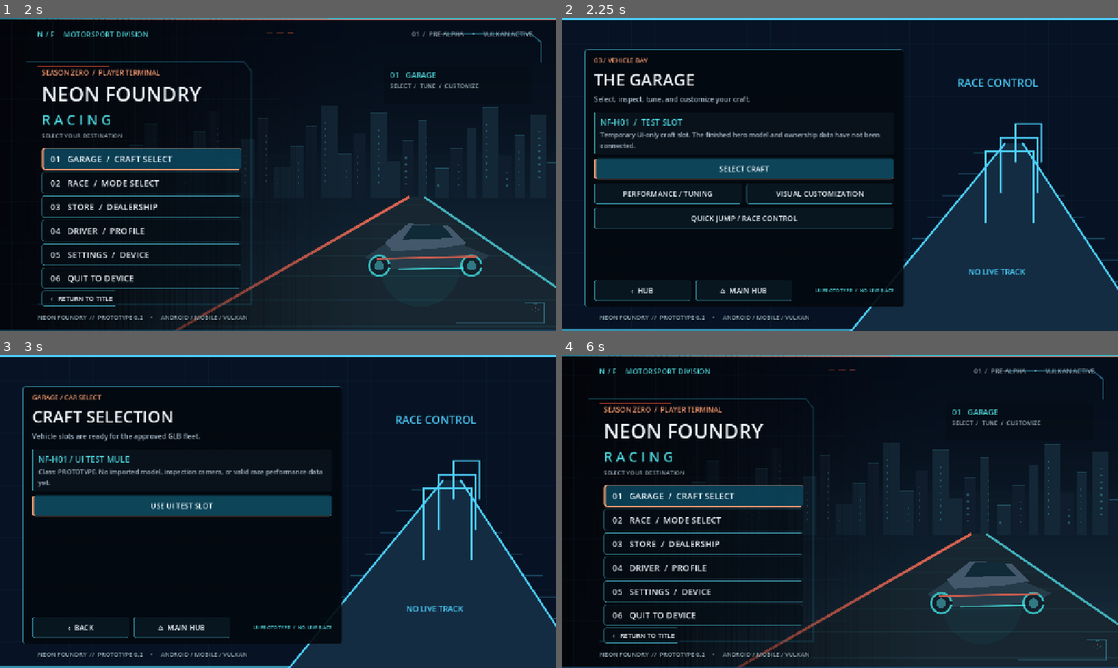
Above: before the commit, frames 1-4 (two rows, left to right).
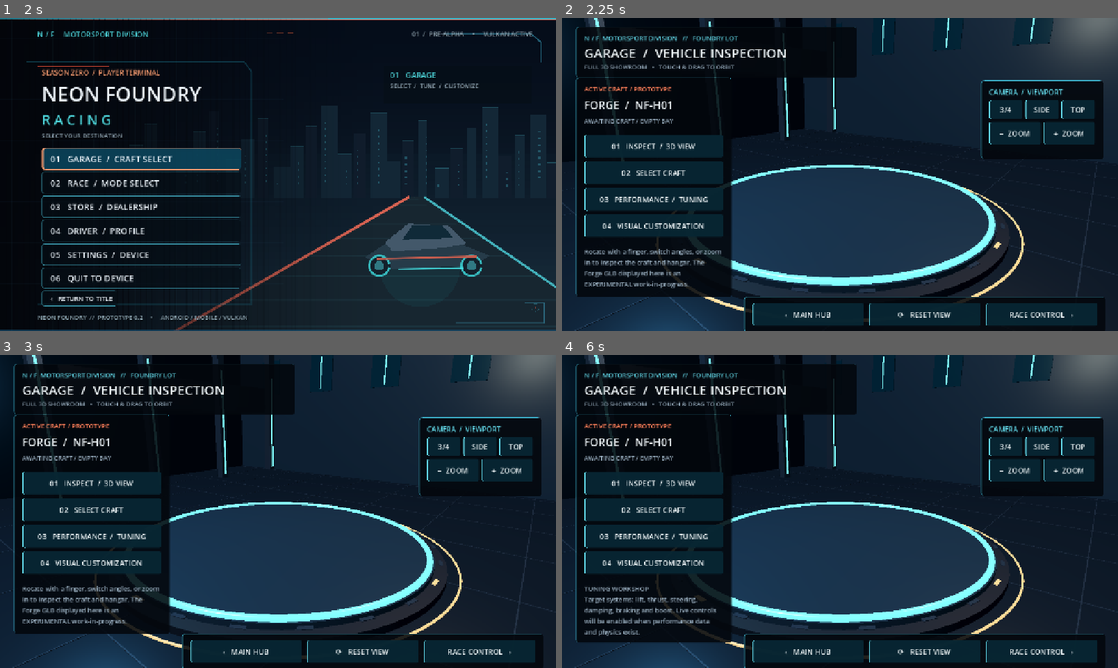
Above: after the commit, the same moments.

Repository: tpylman90-ctrl/NeonFoundry-Racing
Game: Godot game, scene res://scenes/title_menu.tscn
The game is run twice, just before and just after one commit, with the same random seed, the same clock (stepped at 60 frames per second) and the same inputs.
Inputs (mouse positions are in pixels of both pictures, inside the frame that each line leads up to):
- Up to frame 1 (2 s): click (278, 174) at 0.5 s; click "›› ENTER THE FOUNDRY" at 1.25 s
- Up to frame 2 (2.25 s): click "01 GARAGE / CRAFT SELECT" at 2 s
- Up to frame 3 (3 s): click (183, 505) at 2.75 s, where only the run before the commit has a clickable "SELECT CRAFT"
- Up to frame 4 (6 s): click (745, 505) at 3.5 s, where only the run before the commit has a clickable "USE UI TEST SLOT"; click (650, 483) at 4.25 s, where only the run after the commit has a clickable "01 INSPECT / 3D VIEW"; click (667, 530) at 5 s, where only the run before the commit has a clickable "PERFORMANCE / TUNING"; click (745, 627) at 5.75 s, where only the run before the commit has a clickable "⌂ MAIN HUB"

Frame 1 is identical in both runs. In frame 2, 45% of the frame differs, in the area x 0-100%, y 0-100%; in frame 3, 47%; in frame 4, 49%.

Commit message:
Route hub to distinct Godot destination scenes, stage Forge preview and verify full garage flow

Diff:
--- a/game/scripts/title_menu.gd
+++ b/game/scripts/title_menu.gd
@@ -6,7 +6,10 @@
 
 const BackdropScript = preload("res://scripts/menu_backdrop.gd")
 const ChromeScript = preload("res://scripts/menu_chrome.gd")
-const FlowScript = preload("res://scripts/flow_screen.gd")
+const GarageScene = preload("res://scenes/garage.tscn")
+const DealershipScene = preload("res://scenes/dealership.tscn")
+const DriverProfileScene = preload("res://scenes/driver_profile.tscn")
+const RaceControlScene = preload("res://scenes/race_control.tscn")
 const MENU_ART: String = "res://assets/menu/launch_scene.png"
 const SETTINGS_FILE: String = "user://neon_foundry_settings.cfg"
 const CYAN: Color = Color("4dd5db")
@@ -27,6 +30,8 @@
 var _detail_page: Control
 var _settings_page: Control
 var _flow_page: Control
+var _garage_page: Control
+var _hero_backdrop: TextureRect
 var _detail_title: Label
 var _detail_subtitle: Label
 var _fps_label: Label
@@ -47,24 +52,24 @@
 		_capture_screen("NeonFoundry-Settings.png", "settings")
 	elif "--capture-garage" in OS.get_cmdline_user_args():
 		_open_section("garage")
-		_capture_screen("NeonFoundry-Garage.png", "flow")
+		_capture_screen("NeonFoundry-Garage.png", "garage")
 	elif "--capture-store" in OS.get_cmdline_user_args():
 		_open_section("store")
-		_capture_screen("NeonFoundry-Store.png", "flow")
+		_capture_screen("NeonFoundry-Store.png", "module")
 	elif "--capture-mode" in OS.get_cmdline_user_args():
 		_open_section("races")
-		_capture_screen("NeonFoundry-RaceMode.png", "flow")
+		_capture_screen("NeonFoundry-RaceMode.png", "module")
 	elif "--capture-lobby" in OS.get_cmdline_user_args():
 		_open_section("races")
 		_flow_page.call("_choose_mode", "hybrid")
 		_flow_page.call("_choose_track", "neon_cross")
-		_capture_screen("NeonFoundry-RaceLobby.png", "flow")
+		_capture_screen("NeonFoundry-RaceLobby.png", "module")
 	elif "--capture-results" in OS.get_cmdline_user_args():
 		_open_section("races")
 		_flow_page.call("_choose_mode", "hybrid")
 		_flow_page.call("_choose_track", "neon_cross")
 		_flow_page.call("_goto", "results")
-		_capture_screen("NeonFoundry-RaceResults.png", "flow")
+		_capture_screen("NeonFoundry-RaceResults.png", "module")
 
 func _process(_delta: float) -> void:
 	if _fps_label != null and _fps_label.visible:
@@ -81,6 +86,7 @@
 
 	if ResourceLoader.exists(MENU_ART):
 		var hero_image := TextureRect.new()
+		_hero_backdrop = hero_image
 		hero_image.name = "BlenderCinematicBackdrop"
 		hero_image.texture = load(MENU_ART)
 		hero_image.expand_mode = TextureRect.EXPAND_IGNORE_SIZE
@@ -145,13 +151,6 @@
 	add_child(_settings_page)
 	_build_settings()
 
-	_flow_page = Control.new()
-	_flow_page.name = "FlowScreen"
-	_flow_page.set_script(FlowScript)
-	_flow_page.set_anchors_and_offsets_preset(Control.PRESET_FULL_RECT)
-	_flow_page.connect("request_main_menu", Callable(self, "show_main_menu"))
-	_flow_page.connect("request_device_settings", Callable(self, "open_settings"))
-	add_child(_flow_page)
 
 	var footer: Label = _label("NEON FOUNDRY  //  PROTOTYPE 0.2     •     ANDROID / MOBILE / VULKAN", 14, Color("98b1bd"), true)
 	footer.anchor_left = 0.068
@@ -410,38 +409,77 @@
 
 func _show_page(next_page: String) -> void:
 	current_page = next_page
+	var is_cinematic: bool = next_page in ["title", "menu", "settings", "detail"]
+	_backdrop.visible = is_cinematic
+	_chrome.visible = is_cinematic
+	if _hero_backdrop != null:
+		_hero_backdrop.visible = is_cinematic
 	_title_page.visible = next_page == "title"
 	_menu_page.visible = next_page == "menu"
 	_detail_page.visible = next_page == "detail"
 	_settings_page.visible = next_page == "settings"
-	_flow_page.visible = next_page == "flow"
+	if _flow_page != null:
+		_flow_page.visible = next_page == "module"
+	if _garage_page != null:
+		_garage_page.visible = next_page == "garage"
+	if _fps_label != null:
+		_fps_label.visible = _show_fps and is_cinematic
 	page_changed.emit(current_page)
 
+func _clear_destination() -> void:
+	if _flow_page != null:
+		remove_child(_flow_page)
+		_flow_page.queue_free()
+		_flow_page = null
+	if _garage_page != null:
+		remove_child(_garage_page)
+		_garage_page.queue_free()
+		_garage_page = null
+
 func show_title() -> void:
+	_clear_destination()
 	_show_page("title")
 
 func show_main_menu() -> void:
+	_clear_destination()
 	_show_page("menu")
 
 func open_settings() -> void:
+	_clear_destination()
 	_show_page("settings")
 
 func _open_section(section: String) -> void:
-	var routes: Dictionary = {
-		"garage": "garage",
-		"fleet": "garage",
-		"races": "mode",
-		"store": "store",
-		"profile": "profile"
-	}
-	if routes.has(section):
-		_flow_page.call("open_page", str(routes[section]))
-		_show_page("flow")
+	if section == "garage" or section == "fleet":
+		_clear_destination()
+		_garage_page = GarageScene.instantiate()
+		_garage_page.name = "ImmersiveGarage"
+		_garage_page.connect("return_to_hub", Callable(self, "show_main_menu"))
+		_garage_page.connect("request_race_control", Callable(self, "_open_section").bind("races"))
+		add_child(_garage_page)
+		_show_page("garage")
 		return
-	if section == "about":
-		_detail_title.text = "NEON FOUNDRY RACING"
-		_detail_subtitle.text = "An original Android hovercraft racing project using Godot Mobile/Vulkan and Blender."
-		_show_page("detail")
+	var scene: PackedScene
+	var first_page: String = ""
+	match section:
+		"store":
+			scene = DealershipScene
+			first_page = "store"
+		"profile":
+			scene = DriverProfileScene
+			first_page = "profile"
+		"races":
+			scene = RaceControlScene
+			first_page = "mode"
+		_:
+			return
+	_clear_destination()
+	_flow_page = scene.instantiate()
+	_flow_page.name = "Destination_%s" % section
+	_flow_page.connect("request_main_menu", Callable(self, "show_main_menu"))
+	_flow_page.connect("request_device_settings", Callable(self, "open_settings"))
+	add_child(_flow_page)
+	_flow_page.call("open_page", first_page)
+	_show_page("module")
 
 func _on_volume_changed(value: float) -> void:
 	_master_volume = value
@@ -504,8 +542,10 @@
 			get_tree().quit()
 		elif current_page == "menu":
 			show_title()
-		elif current_page == "flow":
+		elif current_page == "module" and _flow_page != null:
 			_flow_page.call("navigate_back")
+		elif current_page == "garage" and _garage_page != null:
+			_garage_page.call("navigate_back")
 		else:
 			show_main_menu()
 		get_viewport().set_input_as_handled()
--- a/game/tests/menu_smoke_test.gd
+++ b/game/tests/menu_smoke_test.gd
@@ -1,6 +1,5 @@
 extends SceneTree
-## Smoke test for all currently implemented UI routes and real device settings persistence.
-
+## End-to-end menu routing without fabricated gameplay results.
 func _initialize() -> void:
 	call_deferred("_run")
 
@@ -14,7 +13,6 @@
 	assert(menu.get_node("TitleScreen").visible)
 	menu.show_main_menu()
 	assert(menu.current_page == "menu")
-	assert(menu.get_node("MainMenu").visible)
 	menu.open_settings()
 	assert(menu.current_page == "settings")
 	menu._on_volume_changed(0.35)
@@ -26,22 +24,35 @@
 	assert(not bool(cfg.get_value("menu", "animation")))
 	assert(bool(cfg.get_value("menu", "show_fps")))
 	menu._restore_defaults()
+
 	menu._open_section("garage")
-	assert(menu.current_page == "flow")
-	assert(menu._flow_page.current_page == "garage")
-	menu._flow_page._goto("craft")
-	assert(menu._flow_page.current_page == "craft")
-	menu._flow_page.navigate_back()
-	assert(menu._flow_page.current_page == "garage")
+	assert(menu.current_page == "garage")
+	assert(menu._garage_page != null)
+	assert(menu.get_node("ImmersiveGarage/Garage3D/GarageViewport/FoundryLot") != null)
+	menu._garage_page._move_view(1.57, 0.15, 12.3)
+	menu._garage_page._zoom(-1.0)
+	menu._garage_page._show_tuning()
+	assert(menu._garage_page._bay_state == "tuning")
+	menu._garage_page._show_cosmetic()
+	assert(menu._garage_page._bay_state == "customize")
+	menu._garage_page._show_craft()
+	assert(menu._garage_page._bay_state == "select")
+	menu._garage_page.return_to_hub.emit()
+	assert(menu.current_page == "menu")
+	assert(menu._garage_page == null)
+
 	menu._open_section("store")
+	assert(menu.current_page == "module")
 	assert(menu._flow_page.current_page == "store")
 	menu._flow_page._goto("store_parts")
 	assert(menu._flow_page.current_page == "store_parts")
 	menu._open_section("profile")
+	assert(menu.current_page == "module")
 	assert(menu._flow_page.current_page == "profile")
 	menu._flow_page._goto("controls")
 	assert(menu._flow_page.current_page == "controls")
 	menu._open_section("races")
+	assert(menu.current_page == "module")
 	assert(menu._flow_page.current_page == "mode")
 	menu._flow_page._choose_mode("hybrid")
 	assert(menu._flow_page.current_page == "tracks")
@@ -63,5 +74,5 @@
 	assert(menu.current_page == "title")
 	menu.queue_free()
 	await process_frame
-	print("NEON_FOUNDRY_MENU_SMOKE_OK title -> hub -> garage/store/profile -> mode/track/lobby -> loading/race/pause/results")
+	print("NEON_FOUNDRY_MENU_SMOKE_OK independent garage/retail/profile/race scenes and complete race UI flow")
 	quit()
Not shown, changed: docs/MENU_FLOW.md
Not shown, changed: docs/ROADMAP.md
